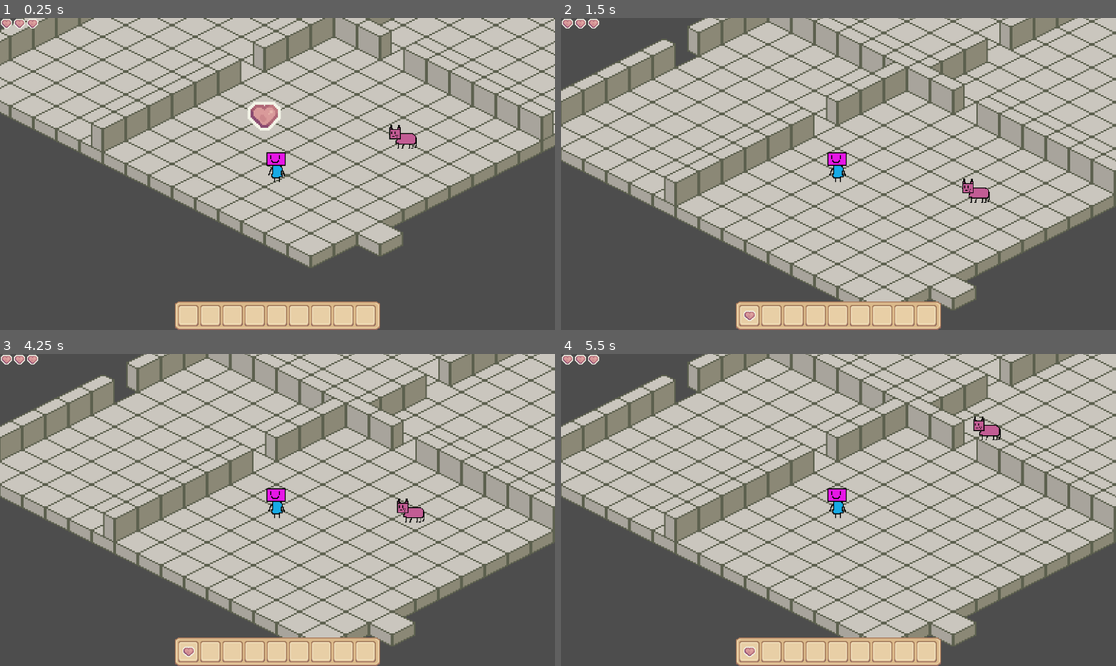
Above: before the commit, frames 1-4 (two rows, left to right).
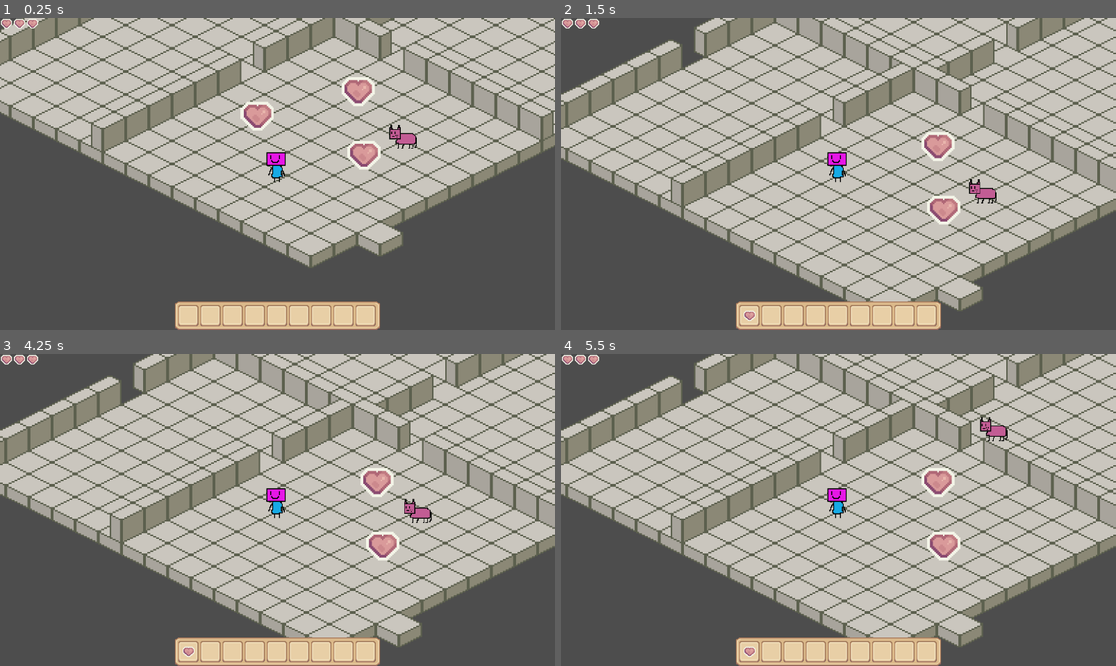
Above: after the commit, the same moments.

Repository: TheChrisJA/Warmth-and-Whiskers
Game: Godot game, scene res://main_game.tscn
The game is run twice, just before and just after one commit, with the same random seed, the same clock (stepped at 60 frames per second) and the same inputs.
Inputs (mouse positions are in pixels of both pictures, inside the frame that each line leads up to):
- Up to frame 1 (0.25 s): no input
- Up to frame 2 (1.5 s): tap Enter at 0.5 s; drag from (827, 114) to (894, 105) at 0.52 s; drag from (749, 314) to (838, 161) at 1.27 s
- Up to frame 3 (4.25 s): tap Space at 2, 3.5 s; move the mouse to (210, 650) at 2.02 s; click (210, 650) at 2.17 s; tap Enter at 2.75 s; drag from (233, 650) to (111, 463) at 2.77 s; drag from (255, 650) to (305, 510) at 3.52 s
- Up to frame 4 (5.5 s): drag from (838, 650) to (755, 432) at 4.27 s; move the mouse to (860, 650) at 5.02 s; click (860, 650) at 5.17 s

The runs differ from the first frame. In frame 1, 1.3% of the frame differs, in the area x 43-69%, y 18-49%; in frame 2, 26%; in frame 3, 26%, in the area x 0-100%, y 0-94%; in frame 4, 26%.

Commit message:
Update main_game.tscn

Diff:
--- a/warmth-and-whiskers/main_game.tscn
+++ b/warmth-and-whiskers/main_game.tscn
@@ -160,7 +160,7 @@
 tile_set = SubResource("TileSet_6bm6p")
 
 [node name="Area2D" type="Area2D" parent="World/Levels" unique_id=468480454]
-position = Vector2(-79, 95)
+position = Vector2(-84, 95)
 script = ExtResource("2_aomqu")
 inventory_icon = ExtResource("11_02kkc")
 item_name = "Heart"
@@ -171,6 +171,42 @@
 metadata/_edit_lock_ = true
 
 [node name="Sprite2D" type="Sprite2D" parent="World/Levels/Area2D" unique_id=1129958092]
+z_index = 2
+texture_filter = 1
+position = Vector2(0, 1)
+texture = ExtResource("11_02kkc")
+metadata/_edit_lock_ = true
+
+[node name="Area2D2" type="Area2D" parent="World/Levels" unique_id=262335091]
+position = Vector2(-10, 122)
+script = ExtResource("2_aomqu")
+inventory_icon = ExtResource("11_02kkc")
+item_name = "Heart"
+
+[node name="CollisionShape2D" type="CollisionShape2D" parent="World/Levels/Area2D2" unique_id=77085583]
+scale = Vector2(18.359997, 18.359997)
+shape = SubResource("RectangleShape2D_02kkc")
+metadata/_edit_lock_ = true
+
+[node name="Sprite2D" type="Sprite2D" parent="World/Levels/Area2D2" unique_id=317184156]
+z_index = 2
+texture_filter = 1
+position = Vector2(0, 1)
+texture = ExtResource("11_02kkc")
+metadata/_edit_lock_ = true
+
+[node name="Area2D3" type="Area2D" parent="World/Levels" unique_id=3868759]
+position = Vector2(-14, 78)
+script = ExtResource("2_aomqu")
+inventory_icon = ExtResource("11_02kkc")
+item_name = "Heart"
+
+[node name="CollisionShape2D" type="CollisionShape2D" parent="World/Levels/Area2D3" unique_id=1193965297]
+scale = Vector2(18.359997, 18.359997)
+shape = SubResource("RectangleShape2D_02kkc")
+metadata/_edit_lock_ = true
+
+[node name="Sprite2D" type="Sprite2D" parent="World/Levels/Area2D3" unique_id=375763694]
 z_index = 2
 texture_filter = 1
 position = Vector2(0, 1)
@@ -553,6 +589,8 @@
 offset_bottom = 70.0
 
 [connection signal="input_event" from="World/Levels/Area2D" to="World/Levels/Area2D" method="_on_input_event"]
+[connection signal="input_event" from="World/Levels/Area2D2" to="World/Levels/Area2D2" method="_on_input_event"]
+[connection signal="input_event" from="World/Levels/Area2D3" to="World/Levels/Area2D3" method="_on_input_event"]
 [connection signal="timeout" from="Systems/SpawnManager/Cat/Timer" to="Systems/SpawnManager/Cat" method="_on_timer_timeout"]
 [connection signal="gui_input" from="HudLayerCanvas/HudRoot/InventoryBackground/SlotGrid/InventorySlot" to="HudLayerCanvas/HudRoot/InventoryBackground/SlotGrid/InventorySlot" method="_on_gui_input"]
 [connection signal="gui_input" from="HudLayerCanvas/HudRoot/InventoryBackground/SlotGrid/InventorySlot2" to="HudLayerCanvas/HudRoot/InventoryBackground/SlotGrid/InventorySlot2" method="_on_gui_input"]
